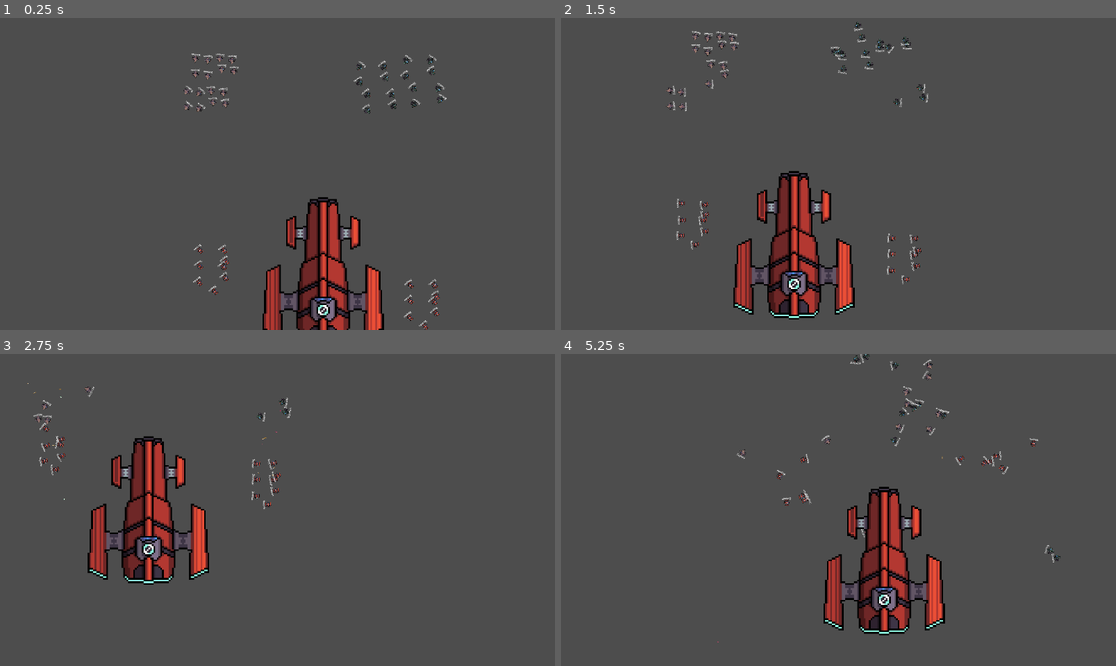
Above: before the commit, frames 1-4 (two rows, left to right).
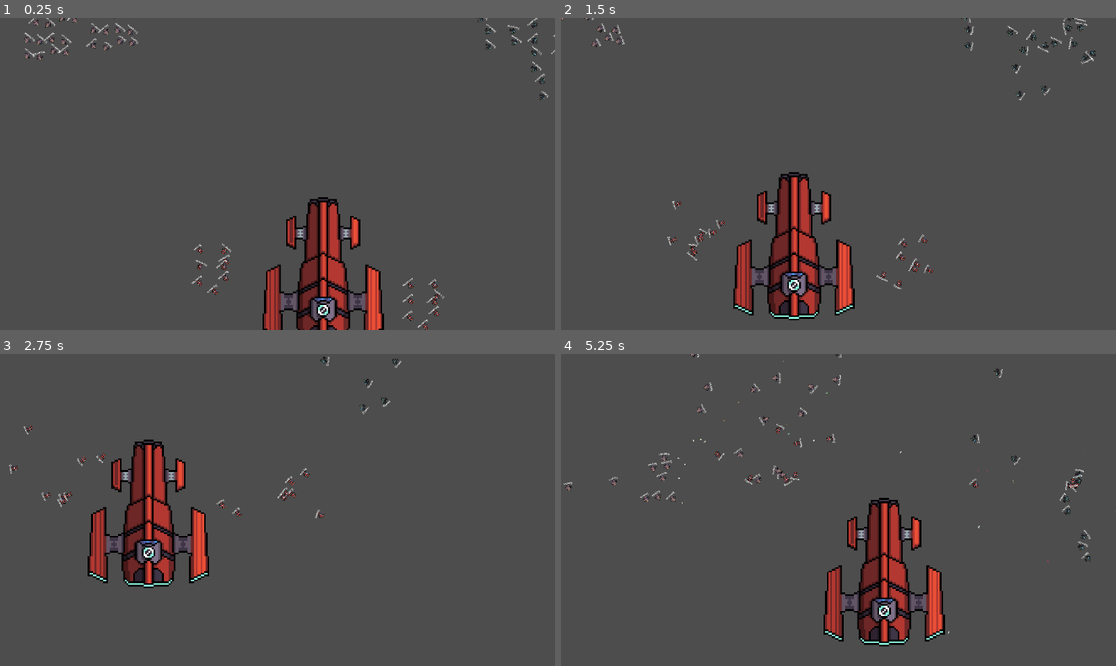
Above: after the commit, the same moments.

Repository: braja/space_battle_sim_thing
Game: Godot game, scene res://worldtest.tscn
Same seed, same stepped clock (60 frames per second), same inputs: the game is played once before the commit and once after it. The project has no main scene, so this scene is started directly.
Inputs (mouse positions are in pixels of both pictures, inside the frame that each line leads up to):
- Up to frame 1 (0.25 s): no input
- Up to frame 2 (1.5 s): move the mouse to (960, 158) at 0.52 s; hold Right (ui_right) 0.53-1.28 s; click (960, 158) at 0.67 s; move the mouse to (727, 189) at 1.27 s; hold Down (ui_down) from 1.28 s (still down)
- Up to frame 3 (2.75 s): move the mouse to (333, 441) at 2.02 s; release Down (ui_down) at 2.03 s; hold Right (ui_right) from 2.03 s (still down)
- Up to frame 4 (5.25 s): move the mouse to (810, 572) at 2.77 s; release Right (ui_right) at 2.78 s; hold Up (ui_up) 2.78-3.53 s; click (810, 572) at 2.92 s; move the mouse to (1005, 556) at 3.52 s; hold Left (ui_left) 3.53-5.03 s; move the mouse to (672, 463) at 4.27 s; move the mouse to (866, 510) at 5.02 s; hold Down (ui_down) from 5.03 s (still down); click (866, 510) at 5.17 s

The runs differ from the first frame. In frame 1, 1.5% of the frame differs, in the area x 4-100%, y 0-100%; in frame 2, 2.7%; in frame 3, 2.9%; in frame 4, 5.1%, in the area x 0-100%, y 0-94%.

Commit message:
edit world

Diff:
--- a/scenes/battlecruiser_base/battecruiser.gd
+++ b/scenes/battlecruiser_base/battecruiser.gd
@@ -8,4 +8,4 @@
 
 # Called every frame. 'delta' is the elapsed time since the previous frame.
 func _process(delta):
-	apply_central_impulse(transform.y * -2)
+	apply_central_impulse(transform.y * - 1)
--- a/worldtest.tscn
+++ b/worldtest.tscn
@@ -22,25 +22,25 @@
 projectile = ExtResource("2_n2mj2")
 
 [node name="Fighter3" parent="." instance=ExtResource("1_t8euf")]
-position = Vector2(1211, -113)
+position = Vector2(1936, -170)
 faction = "fleet_2"
 ship_type = "fighter"
 projectile = ExtResource("3_5v76u")
 
 [node name="Fighter4" parent="." instance=ExtResource("1_t8euf")]
-position = Vector2(1244, 3)
+position = Vector2(1969, -54)
 faction = "fleet_2"
 ship_type = "fighter"
 projectile = ExtResource("3_5v76u")
 
 [node name="Fighter5" parent="." instance=ExtResource("1_t8euf")]
-position = Vector2(300, 14)
+position = Vector2(-362, -200)
 faction = "fleet_3"
 ship_type = "fighter"
 projectile = ExtResource("4_i8s8p")
 
 [node name="Fighter6" parent="." instance=ExtResource("1_t8euf")]
-position = Vector2(351, 21)
+position = Vector2(-311, -193)
 faction = "fleet_3"
 ship_type = "fighter"
 projectile = ExtResource("4_i8s8p")
@@ -58,25 +58,25 @@
 projectile = ExtResource("2_n2mj2")
 
 [node name="Fighter9" parent="." instance=ExtResource("1_t8euf")]
-position = Vector2(1203, -159)
+position = Vector2(1928, -216)
 faction = "fleet_2"
 ship_type = "fighter"
 projectile = ExtResource("3_5v76u")
 
 [node name="Fighter10" parent="." instance=ExtResource("1_t8euf")]
-position = Vector2(1236, -43)
+position = Vector2(1961, -100)
 faction = "fleet_2"
 ship_type = "fighter"
 projectile = ExtResource("3_5v76u")
 
 [node name="Fighter11" parent="." instance=ExtResource("1_t8euf")]
-position = Vector2(292, -32)
+position = Vector2(-370, -246)
 faction = "fleet_3"
 ship_type = "fighter"
 projectile = ExtResource("4_i8s8p")
 
 [node name="Fighter12" parent="." instance=ExtResource("1_t8euf")]
-position = Vector2(343, -25)
+position = Vector2(-319, -239)
 faction = "fleet_3"
 ship_type = "fighter"
 projectile = ExtResource("4_i8s8p")
@@ -94,25 +94,25 @@
 projectile = ExtResource("2_n2mj2")
 
 [node name="Fighter15" parent="." instance=ExtResource("1_t8euf")]
-position = Vector2(1102, -159)
+position = Vector2(1827, -216)
 faction = "fleet_2"
 ship_type = "fighter"
 projectile = ExtResource("3_5v76u")
 
 [node name="Fighter16" parent="." instance=ExtResource("1_t8euf")]
-position = Vector2(1135, -43)
+position = Vector2(1860, -100)
 faction = "fleet_2"
 ship_type = "fighter"
 projectile = ExtResource("3_5v76u")
 
 [node name="Fighter17" parent="." instance=ExtResource("1_t8euf")]
-position = Vector2(191, -32)
+position = Vector2(-471, -246)
 faction = "fleet_3"
 ship_type = "fighter"
 projectile = ExtResource("4_i8s8p")
 
 [node name="Fighter18" parent="." instance=ExtResource("1_t8euf")]
-position = Vector2(242, -25)
+position = Vector2(-420, -239)
 faction = "fleet_3"
 ship_type = "fighter"
 projectile = ExtResource("4_i8s8p")
@@ -178,121 +178,313 @@
 projectile = ExtResource("2_n2mj2")
 
 [node name="Fighter21" parent="." instance=ExtResource("1_t8euf")]
-position = Vector2(1102, -94)
+position = Vector2(1827, -151)
 faction = "fleet_2"
 ship_type = "fighter"
 projectile = ExtResource("3_5v76u")
 
 [node name="Fighter22" parent="." instance=ExtResource("1_t8euf")]
-position = Vector2(1135, 22)
+position = Vector2(1860, -35)
 faction = "fleet_2"
 ship_type = "fighter"
 projectile = ExtResource("3_5v76u")
 
 [node name="Fighter33" parent="." instance=ExtResource("1_t8euf")]
-position = Vector2(1018, -88)
+position = Vector2(1743, -145)
 faction = "fleet_2"
 ship_type = "fighter"
 projectile = ExtResource("3_5v76u")
 
 [node name="Fighter34" parent="." instance=ExtResource("1_t8euf")]
-position = Vector2(1051, 28)
+position = Vector2(1776, -29)
 faction = "fleet_2"
 ship_type = "fighter"
 projectile = ExtResource("3_5v76u")
 
 [node name="Fighter35" parent="." instance=ExtResource("1_t8euf")]
-position = Vector2(1010, -134)
+position = Vector2(1735, -191)
 faction = "fleet_2"
 ship_type = "fighter"
 projectile = ExtResource("3_5v76u")
 
 [node name="Fighter36" parent="." instance=ExtResource("1_t8euf")]
-position = Vector2(1043, -18)
+position = Vector2(1768, -75)
 faction = "fleet_2"
 ship_type = "fighter"
 projectile = ExtResource("3_5v76u")
 
 [node name="Fighter37" parent="." instance=ExtResource("1_t8euf")]
-position = Vector2(909, -134)
+position = Vector2(1634, -191)
 faction = "fleet_2"
 ship_type = "fighter"
 projectile = ExtResource("3_5v76u")
 
 [node name="Fighter38" parent="." instance=ExtResource("1_t8euf")]
-position = Vector2(942, -18)
+position = Vector2(1667, -75)
 faction = "fleet_2"
 ship_type = "fighter"
 projectile = ExtResource("3_5v76u")
 
 [node name="Fighter39" parent="." instance=ExtResource("1_t8euf")]
-position = Vector2(909, -69)
+position = Vector2(1634, -126)
 faction = "fleet_2"
 ship_type = "fighter"
 projectile = ExtResource("3_5v76u")
 
 [node name="Fighter40" parent="." instance=ExtResource("1_t8euf")]
-position = Vector2(942, 47)
+position = Vector2(1667, -10)
+faction = "fleet_2"
+ship_type = "fighter"
+projectile = ExtResource("3_5v76u")
+
+[node name="Fighter49" parent="." instance=ExtResource("1_t8euf")]
+position = Vector2(1712, -378)
+faction = "fleet_2"
+ship_type = "fighter"
+projectile = ExtResource("3_5v76u")
+
+[node name="Fighter50" parent="." instance=ExtResource("1_t8euf")]
+position = Vector2(1745, -262)
+faction = "fleet_2"
+ship_type = "fighter"
+projectile = ExtResource("3_5v76u")
+
+[node name="Fighter51" parent="." instance=ExtResource("1_t8euf")]
+position = Vector2(1704, -424)
+faction = "fleet_2"
+ship_type = "fighter"
+projectile = ExtResource("3_5v76u")
+
+[node name="Fighter52" parent="." instance=ExtResource("1_t8euf")]
+position = Vector2(1737, -308)
+faction = "fleet_2"
+ship_type = "fighter"
+projectile = ExtResource("3_5v76u")
+
+[node name="Fighter53" parent="." instance=ExtResource("1_t8euf")]
+position = Vector2(1603, -424)
+faction = "fleet_2"
+ship_type = "fighter"
+projectile = ExtResource("3_5v76u")
+
+[node name="Fighter54" parent="." instance=ExtResource("1_t8euf")]
+position = Vector2(1636, -308)
+faction = "fleet_2"
+ship_type = "fighter"
+projectile = ExtResource("3_5v76u")
+
+[node name="Fighter55" parent="." instance=ExtResource("1_t8euf")]
+position = Vector2(1603, -359)
+faction = "fleet_2"
+ship_type = "fighter"
+projectile = ExtResource("3_5v76u")
+
+[node name="Fighter56" parent="." instance=ExtResource("1_t8euf")]
+position = Vector2(1636, -243)
+faction = "fleet_2"
+ship_type = "fighter"
+projectile = ExtResource("3_5v76u")
+
+[node name="Fighter57" parent="." instance=ExtResource("1_t8euf")]
+position = Vector2(1519, -353)
+faction = "fleet_2"
+ship_type = "fighter"
+projectile = ExtResource("3_5v76u")
+
+[node name="Fighter58" parent="." instance=ExtResource("1_t8euf")]
+position = Vector2(1552, -237)
+faction = "fleet_2"
+ship_type = "fighter"
+projectile = ExtResource("3_5v76u")
+
+[node name="Fighter59" parent="." instance=ExtResource("1_t8euf")]
+position = Vector2(1511, -399)
+faction = "fleet_2"
+ship_type = "fighter"
+projectile = ExtResource("3_5v76u")
+
+[node name="Fighter60" parent="." instance=ExtResource("1_t8euf")]
+position = Vector2(1544, -283)
+faction = "fleet_2"
+ship_type = "fighter"
+projectile = ExtResource("3_5v76u")
+
+[node name="Fighter61" parent="." instance=ExtResource("1_t8euf")]
+position = Vector2(1410, -399)
+faction = "fleet_2"
+ship_type = "fighter"
+projectile = ExtResource("3_5v76u")
+
+[node name="Fighter62" parent="." instance=ExtResource("1_t8euf")]
+position = Vector2(1443, -283)
+faction = "fleet_2"
+ship_type = "fighter"
+projectile = ExtResource("3_5v76u")
+
+[node name="Fighter63" parent="." instance=ExtResource("1_t8euf")]
+position = Vector2(1410, -334)
+faction = "fleet_2"
+ship_type = "fighter"
+projectile = ExtResource("3_5v76u")
+
+[node name="Fighter64" parent="." instance=ExtResource("1_t8euf")]
+position = Vector2(1443, -218)
 faction = "fleet_2"
 ship_type = "fighter"
 projectile = ExtResource("3_5v76u")
 
 [node name="Fighter23" parent="." instance=ExtResource("1_t8euf")]
-position = Vector2(191, 33)
+position = Vector2(-471, -181)
 faction = "fleet_3"
 ship_type = "fighter"
 projectile = ExtResource("4_i8s8p")
 
 [node name="Fighter24" parent="." instance=ExtResource("1_t8euf")]
-position = Vector2(242, 40)
+position = Vector2(-420, -174)
 faction = "fleet_3"
 ship_type = "fighter"
 projectile = ExtResource("4_i8s8p")
 
 [node name="Fighter41" parent="." instance=ExtResource("1_t8euf")]
-position = Vector2(336, -122)
+position = Vector2(-326, -336)
 faction = "fleet_3"
 ship_type = "fighter"
 projectile = ExtResource("4_i8s8p")
 
 [node name="Fighter42" parent="." instance=ExtResource("1_t8euf")]
-position = Vector2(387, -115)
+position = Vector2(-275, -329)
 faction = "fleet_3"
 ship_type = "fighter"
 projectile = ExtResource("4_i8s8p")
 
 [node name="Fighter43" parent="." instance=ExtResource("1_t8euf")]
-position = Vector2(328, -168)
+position = Vector2(-334, -382)
 faction = "fleet_3"
 ship_type = "fighter"
 projectile = ExtResource("4_i8s8p")
 
 [node name="Fighter44" parent="." instance=ExtResource("1_t8euf")]
-position = Vector2(379, -161)
+position = Vector2(-283, -375)
 faction = "fleet_3"
 ship_type = "fighter"
 projectile = ExtResource("4_i8s8p")
 
 [node name="Fighter45" parent="." instance=ExtResource("1_t8euf")]
-position = Vector2(227, -168)
+position = Vector2(-435, -382)
 faction = "fleet_3"
 ship_type = "fighter"
 projectile = ExtResource("4_i8s8p")
 
 [node name="Fighter46" parent="." instance=ExtResource("1_t8euf")]
-position = Vector2(278, -161)
+position = Vector2(-384, -375)
 faction = "fleet_3"
 ship_type = "fighter"
 projectile = ExtResource("4_i8s8p")
 
 [node name="Fighter47" parent="." instance=ExtResource("1_t8euf")]
-position = Vector2(227, -103)
+position = Vector2(-435, -317)
 faction = "fleet_3"
 ship_type = "fighter"
 projectile = ExtResource("4_i8s8p")
 
 [node name="Fighter48" parent="." instance=ExtResource("1_t8euf")]
-position = Vector2(278, -96)
+position = Vector2(-384, -310)
+faction = "fleet_3"
+ship_type = "fighter"
+projectile = ExtResource("4_i8s8p")
+
+[node name="Fighter65" parent="." instance=ExtResource("1_t8euf")]
+position = Vector2(-87, -240)
+faction = "fleet_3"
+ship_type = "fighter"
+projectile = ExtResource("4_i8s8p")
+
+[node name="Fighter66" parent="." instance=ExtResource("1_t8euf")]
+position = Vector2(-36, -233)
+faction = "fleet_3"
+ship_type = "fighter"
+projectile = ExtResource("4_i8s8p")
+
+[node name="Fighter67" parent="." instance=ExtResource("1_t8euf")]
+position = Vector2(-95, -286)
+faction = "fleet_3"
+ship_type = "fighter"
+projectile = ExtResource("4_i8s8p")
+
+[node name="Fighter68" parent="." instance=ExtResource("1_t8euf")]
+position = Vector2(-44, -279)
+faction = "fleet_3"
+ship_type = "fighter"
+projectile = ExtResource("4_i8s8p")
+
+[node name="Fighter69" parent="." instance=ExtResource("1_t8euf")]
+position = Vector2(-196, -286)
+faction = "fleet_3"
+ship_type = "fighter"
+projectile = ExtResource("4_i8s8p")
+
+[node name="Fighter70" parent="." instance=ExtResource("1_t8euf")]
+position = Vector2(-145, -279)
+faction = "fleet_3"
+ship_type = "fighter"
+projectile = ExtResource("4_i8s8p")
+
+[node name="Fighter71" parent="." instance=ExtResource("1_t8euf")]
+position = Vector2(-196, -221)
+faction = "fleet_3"
+ship_type = "fighter"
+projectile = ExtResource("4_i8s8p")
+
+[node name="Fighter72" parent="." instance=ExtResource("1_t8euf")]
+position = Vector2(-145, -214)
+faction = "fleet_3"
+ship_type = "fighter"
+projectile = ExtResource("4_i8s8p")
+
+[node name="Fighter73" parent="." instance=ExtResource("1_t8euf")]
+position = Vector2(-51, -376)
+faction = "fleet_3"
+ship_type = "fighter"
+projectile = ExtResource("4_i8s8p")
+
+[node name="Fighter74" parent="." instance=ExtResource("1_t8euf")]
+position = Vector2(0, -369)
+faction = "fleet_3"
+ship_type = "fighter"
+projectile = ExtResource("4_i8s8p")
+
+[node name="Fighter75" parent="." instance=ExtResource("1_t8euf")]
+position = Vector2(-59, -422)
+faction = "fleet_3"
+ship_type = "fighter"
+projectile = ExtResource("4_i8s8p")
+
+[node name="Fighter76" parent="." instance=ExtResource("1_t8euf")]
+position = Vector2(-8, -415)
+faction = "fleet_3"
+ship_type = "fighter"
+projectile = ExtResource("4_i8s8p")
+
+[node name="Fighter77" parent="." instance=ExtResource("1_t8euf")]
+position = Vector2(-160, -422)
+faction = "fleet_3"
+ship_type = "fighter"
+projectile = ExtResource("4_i8s8p")
+
+[node name="Fighter78" parent="." instance=ExtResource("1_t8euf")]
+position = Vector2(-109, -415)
+faction = "fleet_3"
+ship_type = "fighter"
+projectile = ExtResource("4_i8s8p")
+
+[node name="Fighter79" parent="." instance=ExtResource("1_t8euf")]
+position = Vector2(-160, -357)
+faction = "fleet_3"
+ship_type = "fighter"
+projectile = ExtResource("4_i8s8p")
+
+[node name="Fighter80" parent="." instance=ExtResource("1_t8euf")]
+position = Vector2(-109, -350)
 faction = "fleet_3"
 ship_type = "fighter"
 projectile = ExtResource("4_i8s8p")
